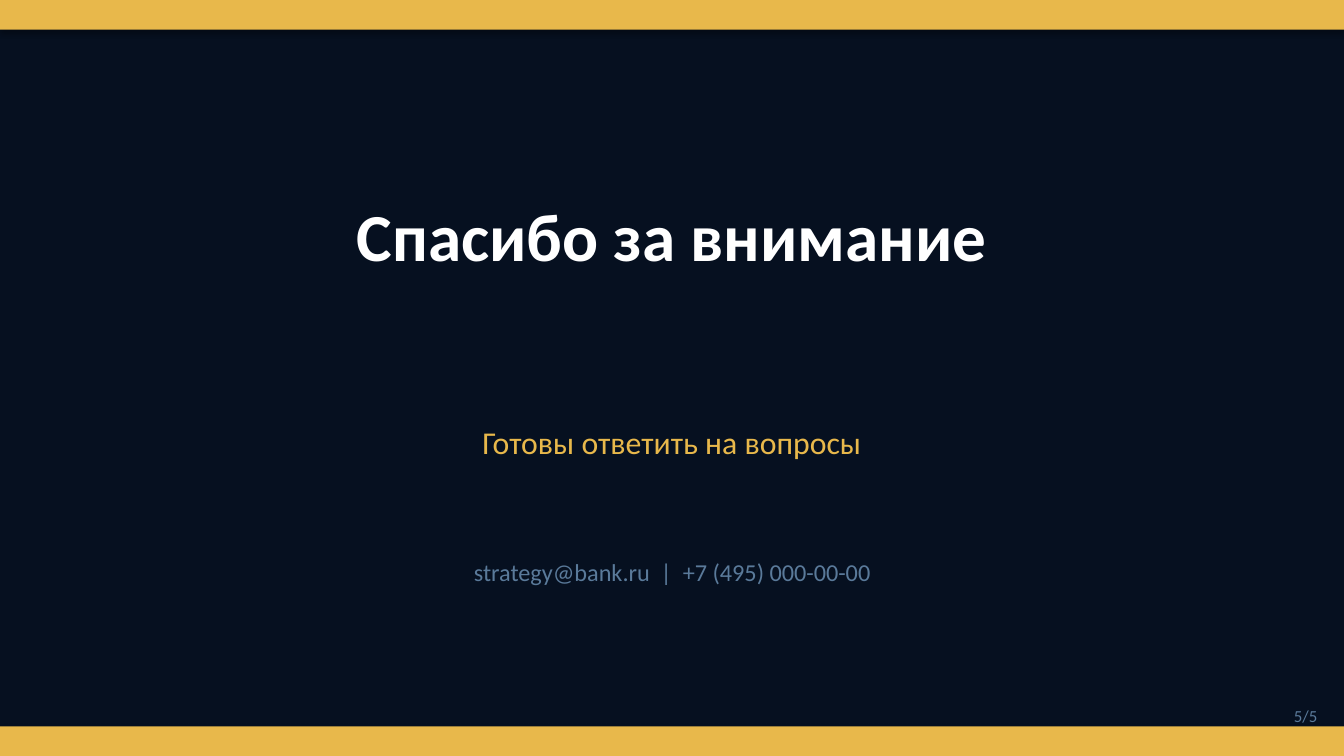
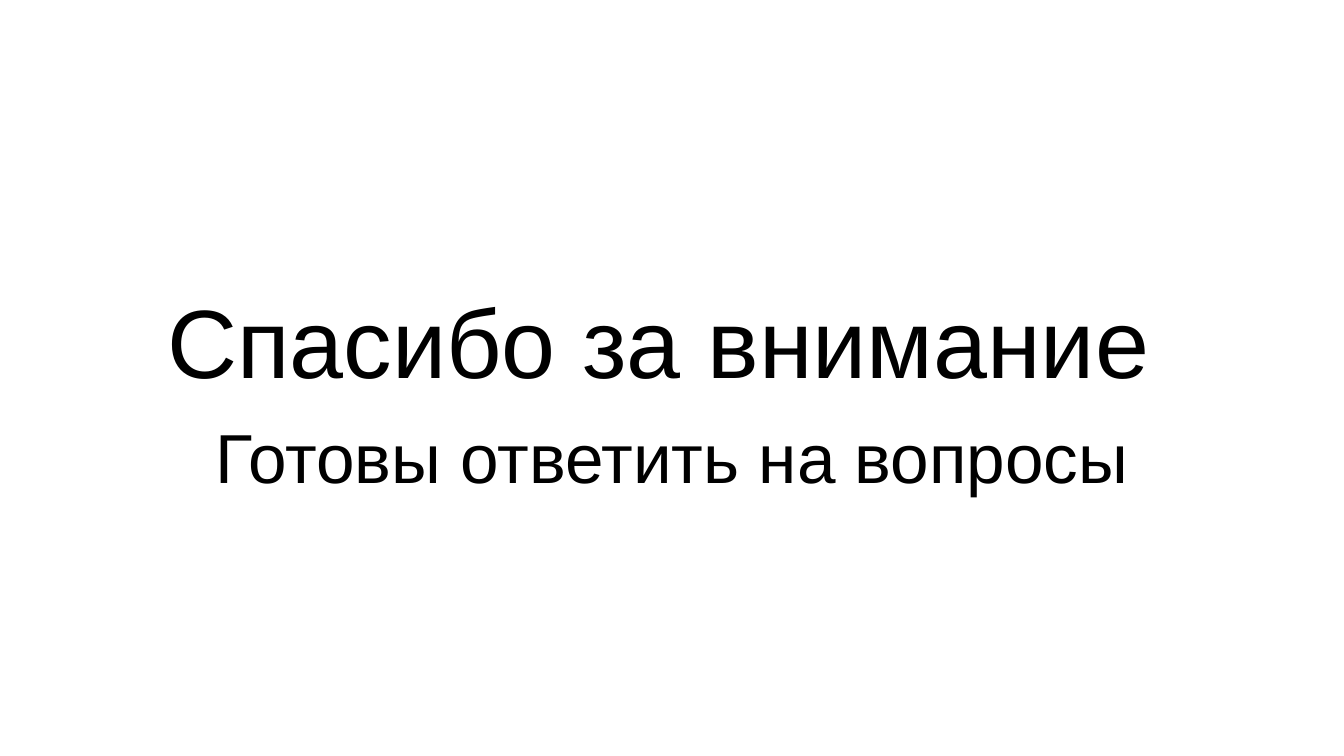
Before and after one commit to andreidiakov/Hack_Axenix_AI_presentation, a slide deck: slide 8 of result.pptx (slide 5 before the commit). Drawn at 1344x756 pixels with LibreOffice and Linux fonts; fonts in the diff are those of the drawing. Boxes give left, top, right and bottom in pixels: in the first picture for what was removed or moved away, otherwise in the second. Text is boxed around its words. In the diff, an @@ line names an element or a change of style, - is before the commit and + after.

```diff
--- a/result.pptx
+++ b/result.pptx
@@ background #061020 to #FFFFFF @@
@@ rectangle removed at box(0, 0, 1344, 30) @@
@@ title "Спасибо за внимание": place and size @@
-title "Спасибо за внимание" at box(357, 214, 987, 262)
+title "Спасибо за внимание" at box(167, 307, 1149, 379)
@@ title "Спасибо за внимание" at box(167, 307, 1149, 379): size 36 to 52 pt, font Calibri to Arial, text colour #FFFFFF to #000000, bold off; vertical alignment top to bottom @@
@@ subtitle "Готовы ответить на вопросы": place and size @@
-subtitle "Готовы ответить на вопросы" at box(482, 433, 862, 459)
+subtitle "Готовы ответить на вопросы" at box(216, 435, 1128, 496)
@@ subtitle "Готовы ответить на вопросы" at box(216, 435, 1128, 496): size 17 to 37.1 pt, font Calibri to Arial, text colour #E8B84B to #000000; line spacing 1 to 0.8 @@
@@ text removed at box(474, 563, 871, 585) @@
-strategy@bank.ru | +7 (495) 000-00-00
@@ text removed at box(1294, 710, 1317, 727) @@
-5/5
@@ rectangle removed at box(0, 727, 1344, 756) @@
```
Also in this commit, not shown: 1 other slide changed, 6 slides added, 3 slides removed, 8 other files.
